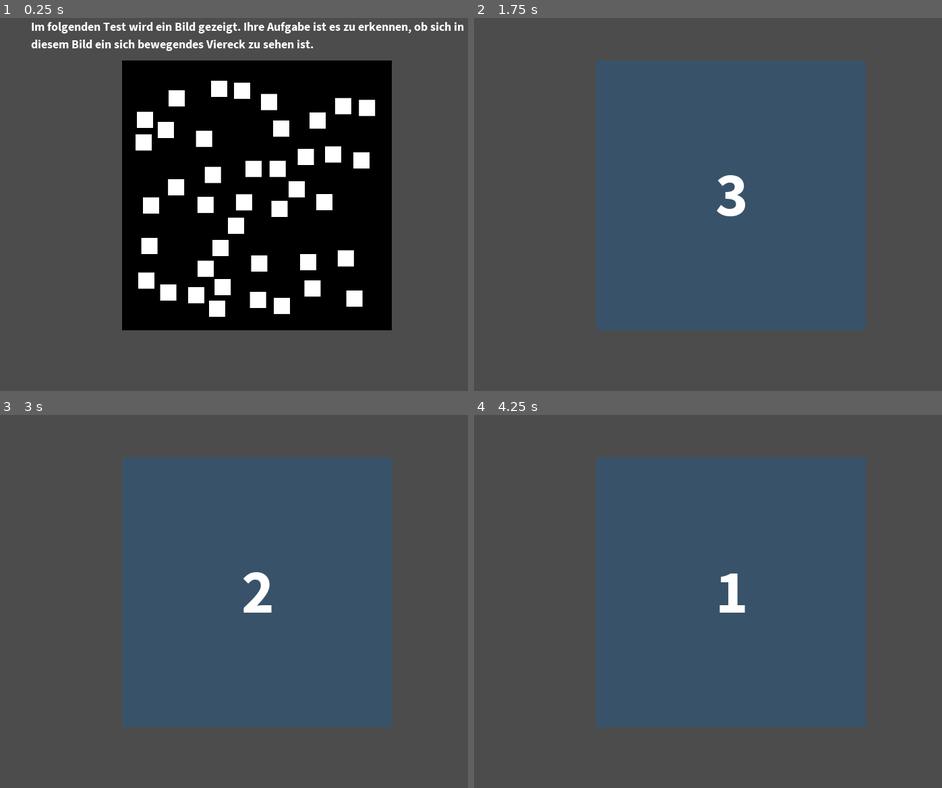
Above: before the commit, frames 1-4 (two rows, left to right).
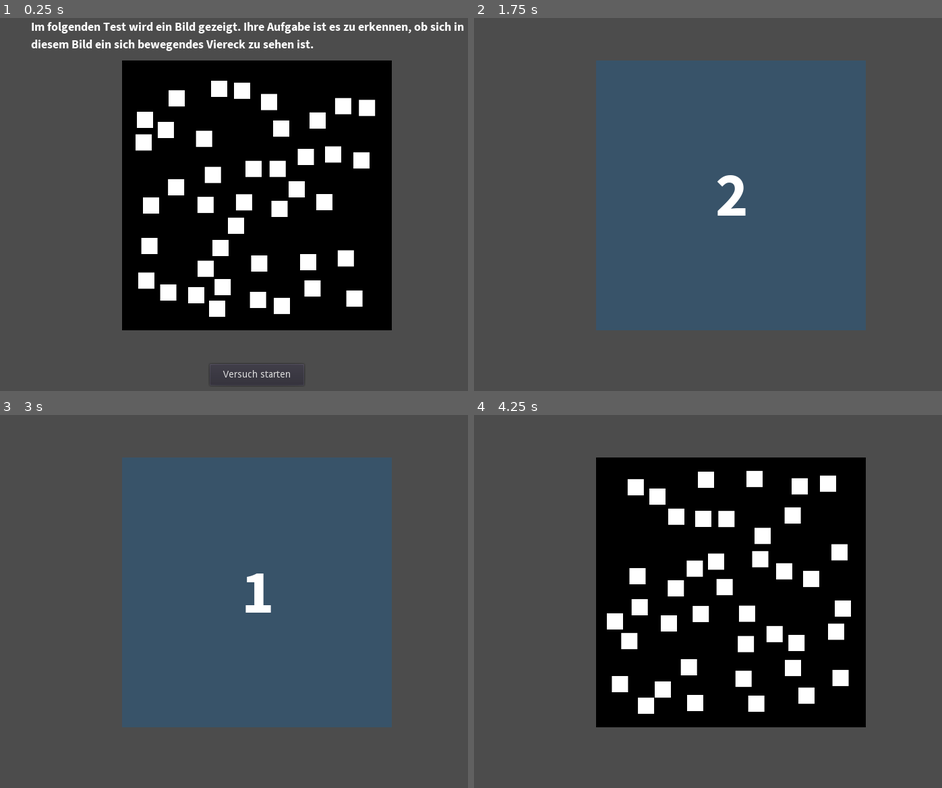
Above: after the commit, the same moments.

Repository: nevs-devs/preattentiv
Game: Godot game, scene res://Main.tscn
The game is run twice, just before and just after one commit, with the same random seed, the same clock (stepped at 60 frames per second) and the same inputs.
Inputs (mouse positions are in pixels of both pictures, inside the frame that each line leads up to):
- Up to frame 1 (0.25 s): no input
- Up to frame 2 (1.75 s): click (731, 376) at 0.5 s, where only the run after the commit has a clickable "Versuch starten"; tap Enter (ui_accept) at 1.25, 1.52 s
- Up to frame 3 (3 s): tap Enter (ui_accept) at 2, 2.27, 2.75 s
- Up to frame 4 (4.25 s): tap Enter (ui_accept) at 3.5, 3.77 s

The runs differ from the first frame. In frame 1, 0.1% of the frame differs, in the area x 45-64%, y 94-99%; in frame 2, 0.2%; in frame 3, 0.2%; in frame 4, 42%, in the area x 26-84%, y 11-84%.

Commit message:
added start button

Diff:
--- a/Explanation.tscn
+++ b/Explanation.tscn
@@ -20,3 +20,13 @@
 __meta__ = {
 "_edit_use_anchors_": false
 }
+
+[node name="StartButton" type="Button" parent="."]
+margin_left = 330.0
+margin_top = 550.0
+margin_right = 470.0
+margin_bottom = 582.0
+text = "Versuch starten"
+__meta__ = {
+"_edit_use_anchors_": false
+}
--- a/Main.gd
+++ b/Main.gd
@@ -56,6 +56,7 @@
 	]
 
 func _ready():
+	$"Explanation/StartButton".connect("pressed", self, "start_countdown")
 	setup_experiments()
 	start_explanation()
 
@@ -85,7 +86,6 @@
 	mode = EXPLANATION_MODE
 	$"Show".clear()
 	$"Show".show_objects(current_experiment.subject, current_experiment.distractors, current_experiment.count, true)
-
 
 func start_countdown():
 	$"Countdown".visible = true
